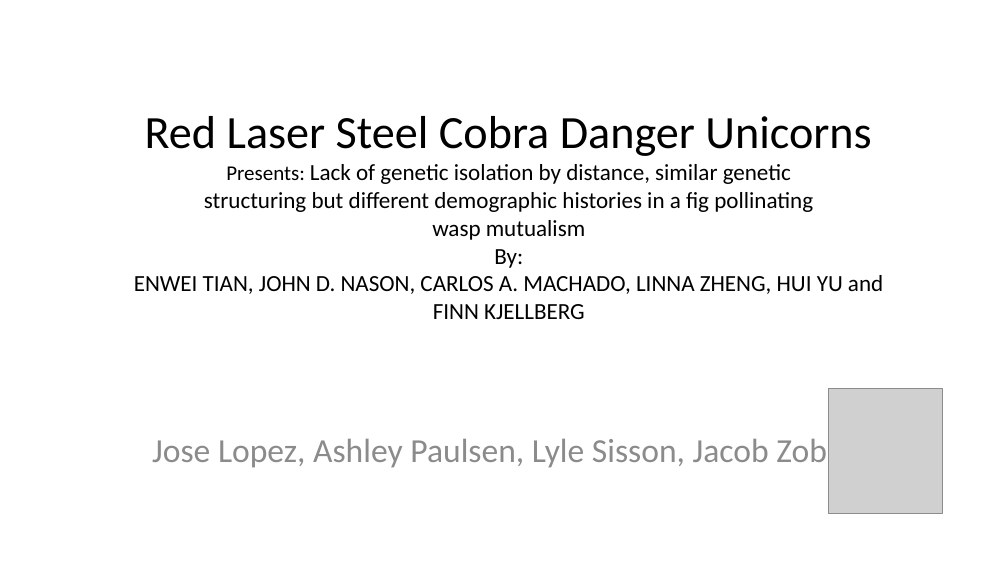
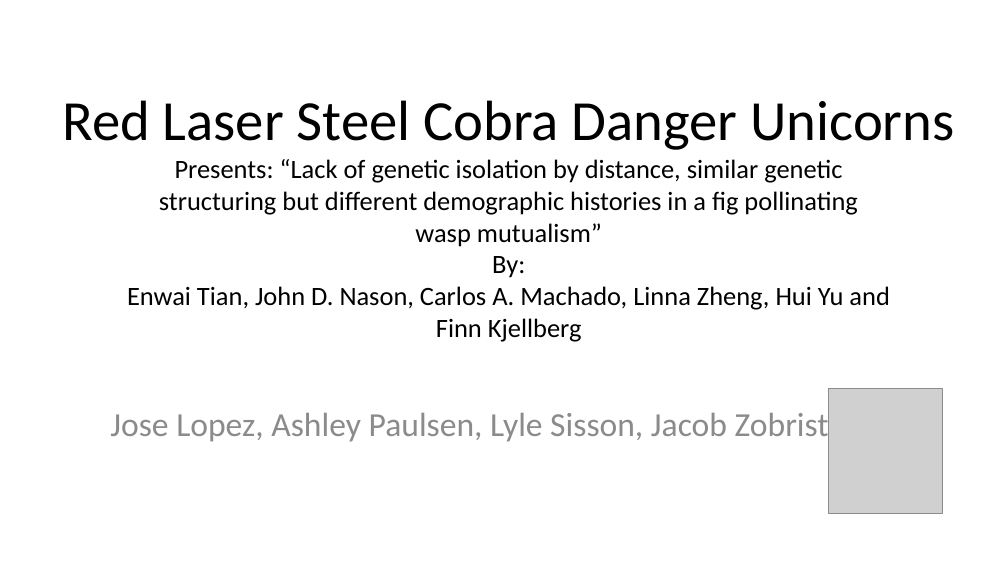
Before and after one commit to ashleyp1/BCB546X_Final_Project, a slide deck: slide 2 of PowerPoint Presentation for Final.pptx. Drawn at 1008x567 pixels with LibreOffice and Linux fonts; fonts in the diff are those of the drawing; grey boxes stand for pictures. Boxes give left, top, right and bottom in pixels: in the first picture for what was removed or moved away, otherwise in the second. Text is boxed around its words. In the diff, an @@ line names an element or a change of style, - is before the commit and + after.

```diff
--- a/PowerPoint Presentation for Final.pptx
+++ b/PowerPoint Presentation for Final.pptx
@@ title at box(62, 100, 954, 342): text changed; size 22 to 25.2 pt @@
-Red Laser Steel Cobra Danger Unicorns
-Presents: Lack of genetic isolation by distance, similar genetic
-structuring but different demographic histories in a fig pollinating
-wasp mutualism
-By:
-ENWEI TIAN, JOHN D. NASON, CARLOS A. MACHADO, LINNA ZHENG, HUI YU and
-FINN KJELLBERG
+Red Laser Steel Cobra Danger Unicorns
+Presents: “Lack of genetic isolation by distance, similar genetic
+structuring but different demographic histories in a fig pollinating
+wasp mutualism”
+By:
+Enwai Tian, John D. Nason, Carlos A. Machado, Linna Zheng, Hui Yu and
+Finn Kjellberg
@@ subtitle "Jose Lopez, Ashley Paulsen, Lyle ...": place and size @@
-subtitle "Jose Lopez, Ashley Paulsen, Lyle ..." at box(152, 434, 870, 470)
+subtitle "Jose Lopez, Ashley Paulsen, Lyle ..." at box(110, 408, 829, 444)
```
Also in this commit, not shown: 4 other slides changed, 2 slides added, 3 slides removed.
